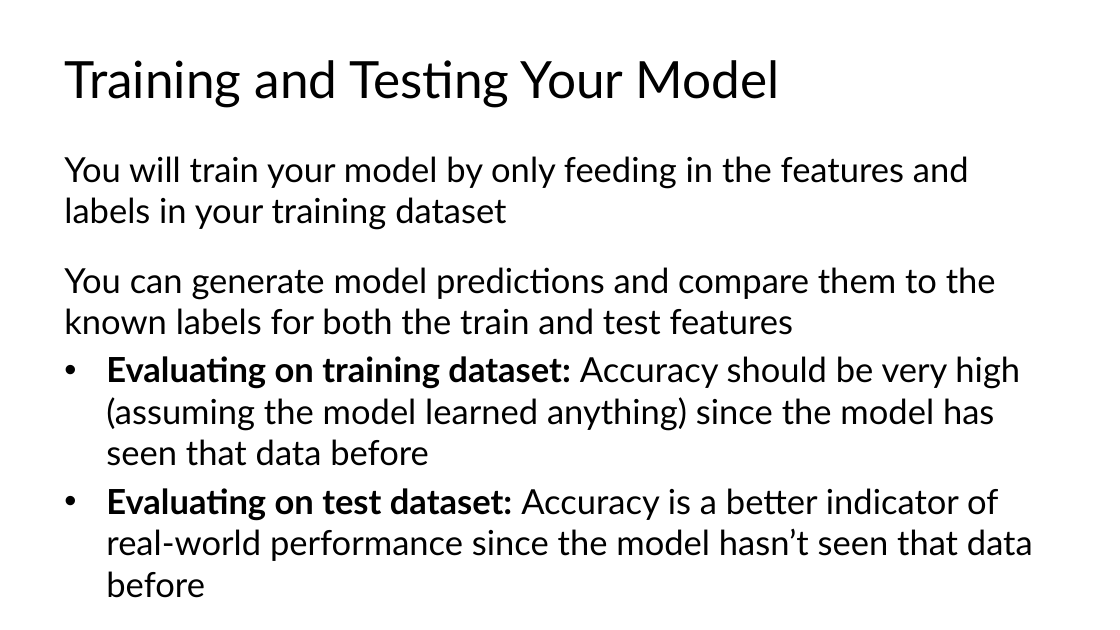
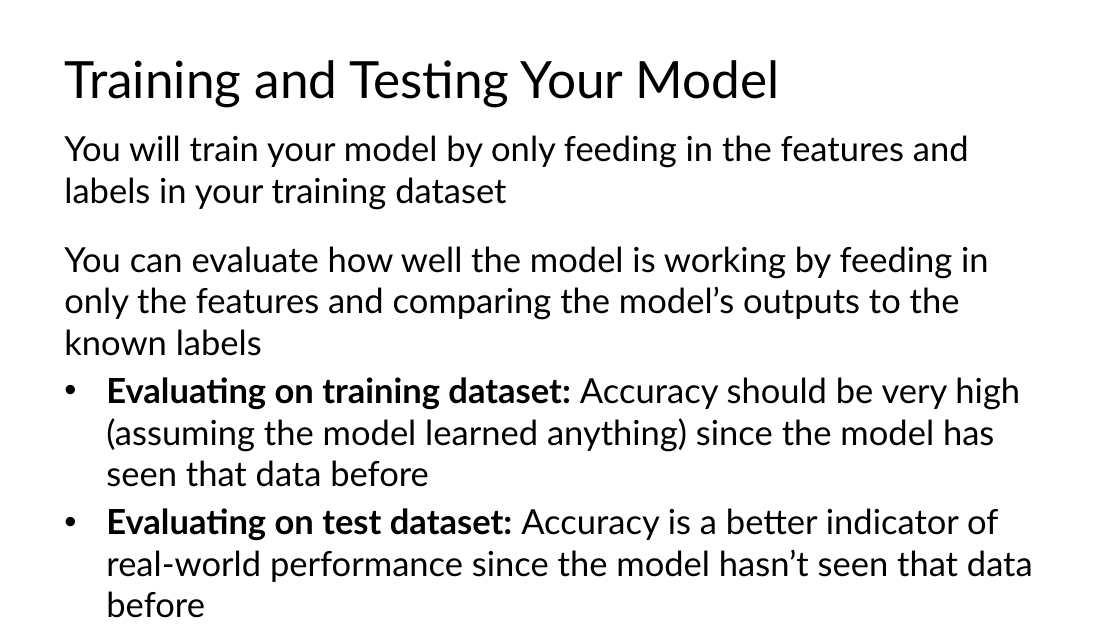
Before and after one commit to C4M-UofT/C4M-UofT.github.io, a slide deck: slide 51 of lectures/winter/6_ml_workflow/MachineLearning_tutorial.pptx (slide 48 before the commit). Drawn at 1120x630 pixels with LibreOffice and Linux fonts; fonts in the diff are those of the drawing. Boxes give left, top, right and bottom in pixels: in the first picture for what was removed or moved away, otherwise in the second. Text is boxed around its words. In the diff, an @@ line names an element or a change of style, - is before the commit and + after.

```diff
--- a/lectures/winter/6_ml_workflow/MachineLearning_tutorial.pptx
+++ b/lectures/winter/6_ml_workflow/MachineLearning_tutorial.pptx
@@ text at bbox=[64, 246, 989, 356]: text changed @@
-You can generate model predictions and compare them to the known labels for both the train and test features
+You can evaluate how well the model is working by feeding in only the features and comparing the model’s outputs to the known labels
```
Also in this commit, not shown: 16 other slides changed, 9 slides added, 5 slides removed, 8 other files.
